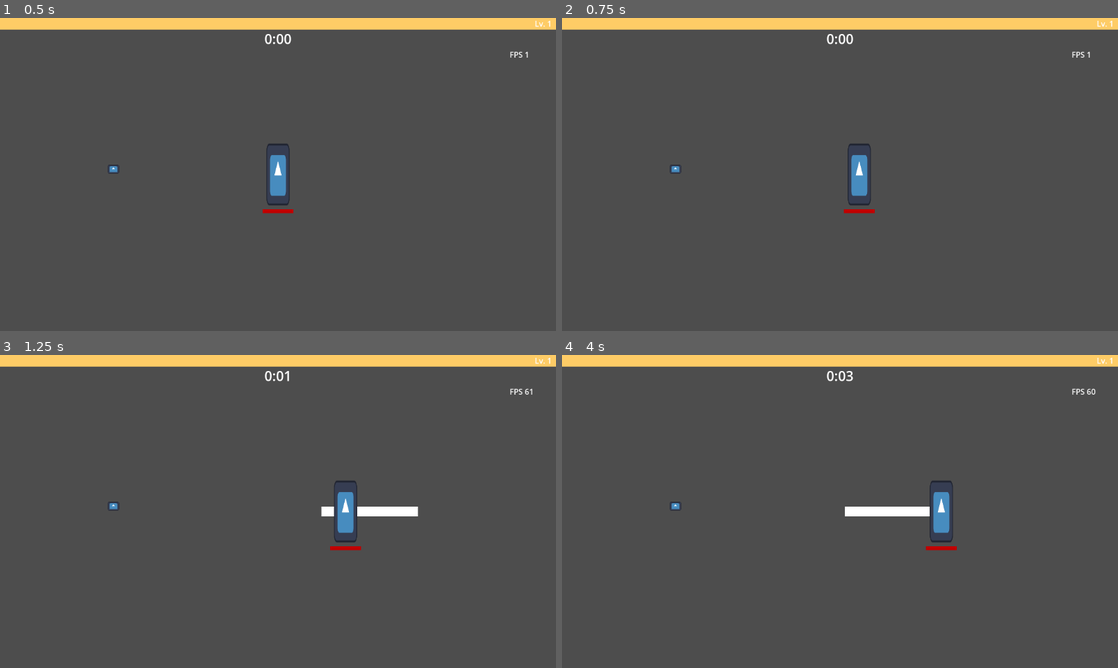
Above: before the commit, frames 1-4 (two rows, left to right).
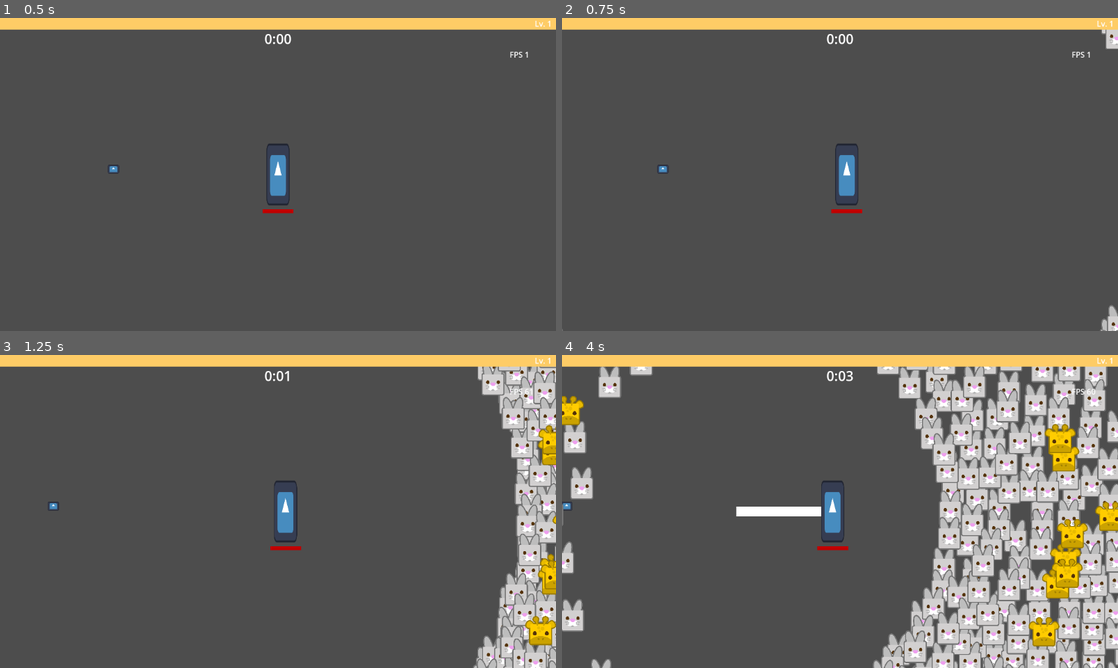
Above: after the commit, the same moments.

Repository: Boushitou/Q3_Nil_Survivor
Game: Godot game, scene res://Scenes/main_game.tscn
The game is run twice, just before and just after one commit, with the same random seed, the same clock (stepped at 60 frames per second) and the same inputs. The engine's default icon, where the game draws it, is replaced by a stand-in: a white triangle on a blue panel in a dark square.
Inputs:
- Up to frame 1 (0.5 s): no input
- Up to frame 2 (0.75 s): tap Enter at 0.5 s; hold D (move_right) from 0.53 s (still down)
- Up to frame 3 (1.25 s): keep holding D (move_right)
- Up to frame 4 (4 s): release D (move_right) at 1.28 s; hold S (move_down) 1.28-2.03 s; hold D (move_right) 2.03-2.78 s; hold W (move_up) 2.78-3.53 s; hold Q (move_left) from 3.53 s (still down)

Frame 1 is identical in both runs. In frame 2, 1.2% of the frame differs, in the area x 0-100%, y 3-100%; in frame 3, 11%; in frame 4, 34%.
Error before the commit: Parse Error: Cannot assign a value of type float to variable "new_position" with specified type Vector2. (res://Scripts/Items/Experience.gd:53)

Commit message:
Fixed bug where some enemies couldn't be killed anymore.

Diff:
--- a/Data/Items/Weapons/8_kopesh.tres
+++ b/Data/Items/Weapons/8_kopesh.tres
@@ -10,7 +10,7 @@
 bonus_area = Array[float]([1.0, 1.0, 1.0, 1.0, 1.2, 1.2, 1.2, 1.4])
 projectile_speed = Array[float]([0.0, 0.0, 0.0, 0.0, 0.0, 0.0, 0.0, 0.0])
 hit_delay = Array[float]([10.0, 10.0, 10.0, 10.0, 10.0, 10.0, 10.0, 10.0])
-duration = Array[float]([1.0, 1.0, 1.0, 1.0, 1.0, 1.0, 1.0, 1.0])
+duration = Array[float]([0.05, 0.05, 0.05, 0.05, 0.05, 0.05, 0.05, 0.05])
 ID = 8
 name = "Kopesh"
 descriptions = Array[String](["Slices in the sweaping arc, cleaving through enemies.", "Inflict 5 more damages.", "Infl …(257 unchanged characters)…
--- a/Scenes/Weapons/kopesh.tscn
+++ b/Scenes/Weapons/kopesh.tscn
@@ -36,4 +36,6 @@
 one_shot = true
 script = ExtResource("5_63bj5")
 
+[connection signal="draw" from="." to="." method="_on_draw"]
+[connection signal="hidden" from="." to="." method="_on_hidden"]
 [connection signal="timeout" from="Timer" to="." method="_on_timer_timeout"]
--- a/Scenes/enemy.tscn
+++ b/Scenes/enemy.tscn
@@ -18,10 +18,6 @@
 collider = NodePath("CollisionShape2D")
 sprite = NodePath("Body")
 
-[node name="Stats" type="Node" parent="." node_paths=PackedStringArray("health")]
-script = ExtResource("3_0op4a")
-health = NodePath("../Health")
-
 [node name="Body" type="Sprite2D" parent="."]
 z_index = 9
 scale = Vector2(0.168168, 0.162791)
@@ -31,6 +27,10 @@
 position = Vector2(0.29125, -0.5)
 shape = SubResource("RectangleShape2D_2lggj")
 
+[node name="Stats" type="Node" parent="." node_paths=PackedStringArray("health")]
+script = ExtResource("3_0op4a")
+health = NodePath("../Health")
+
 [node name="Health" type="Node" parent="."]
 script = ExtResource("4_021do")
 total_health = 1
--- a/Scripts/Items/Weapons/WeaponBehavior.gd
+++ b/Scripts/Items/Weapons/WeaponBehavior.gd
@@ -12,8 +12,6 @@
 	if not weapon_area or not weapon_data.item is Weapon:
 		return
 
-	weapon_area.set_collision_mask_value(2, true)
-	collider.set_disabled(false)
 	weapon = weapon_data
 	weapon_area.set_weapon(weapon_data, player_stats)
 
@@ -24,5 +22,12 @@
 
 
 func _on_timer_timeout() -> void:
-	collider.set_disabled(true)
 	PoolSystem.pool_object(weapon.item.name, self)
+
+
+func _on_draw():
+	weapon_area.set_monitoring(true)
+
+
+func _on_hidden():
+	weapon_area.set_monitoring(false)
--- a/Scripts/Utils/Utilities.gd
+++ b/Scripts/Utils/Utilities.gd
@@ -2,7 +2,7 @@
 class_name Utilities
 
 #optimized lerp by Freya Holmer
-static func exp_decay(a, b, decay, delta) -> float:
+static func exp_decay(a, b, decay, delta):
 	return b + (a - b) * exp(-decay * delta)
 
 
